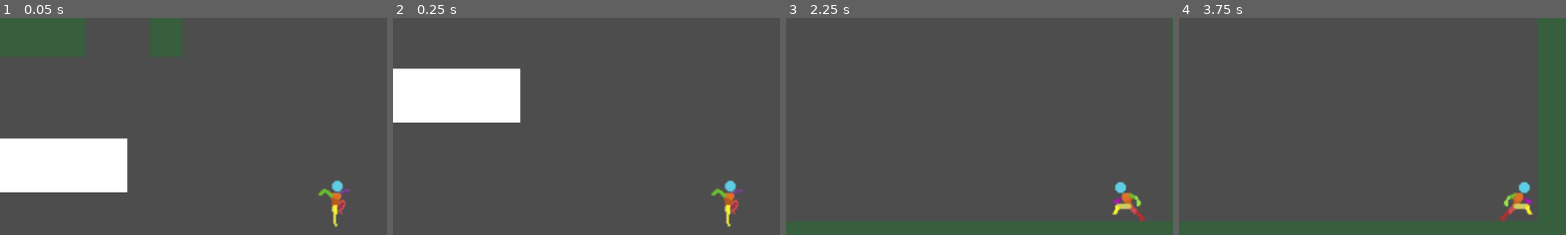
Above: before the commit, frames 1-4 (left to right).
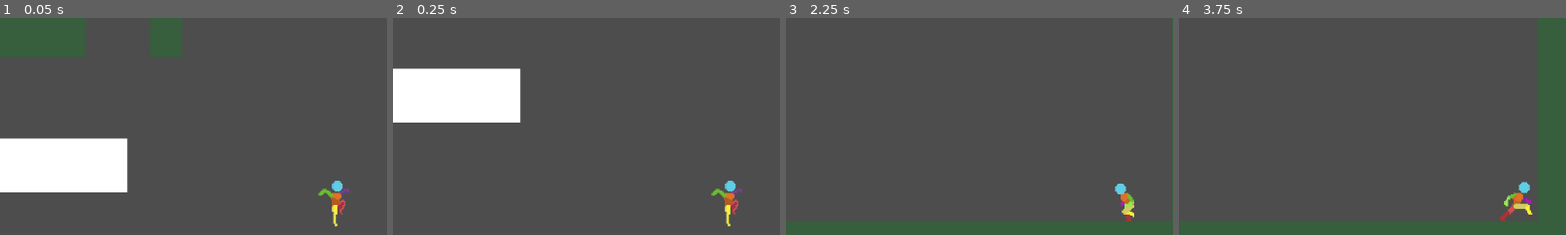
Above: after the commit, the same moments.

Repository: oliver6312/platforming
Game: Godot game, scene res://Scenes/PrototypeLevel.tscn
Two runs of this game, one before a commit and one after it. Both use one fixed random seed, a clock stepped at 60 frames per second and the inputs below.
Inputs (mouse positions are % of the whole screen's width and height, from its top left):
- Up to frame 1 (0.05 s): no input
- Up to frame 2 (0.25 s): no input
- Up to frame 3 (2.25 s): move the mouse to (72, 45) at 0.52 s; hold Right (ui_right) 0.53-2.03 s; click (72, 45) at 0.6 s; tap Up (jump) at 0.77, 1.52 s; move the mouse to (30, 55) at 1.27 s; tap Space (dash) at 1.35 s; click (30, 55) at 1.55 s; move the mouse to (60, 28) at 2.02 s; hold Left (ui_left) from 2.03 s (still down); click (60, 28) at 2.1 s
- Up to frame 4 (3.75 s): move the mouse to (45, 70) at 2.77 s; release Left (ui_left) at 2.78 s; hold Right (ui_right) from 2.78 s (still down); click (45, 70) at 2.85 s; tap Up (jump) at 3.02 s; move the mouse to (80, 65) at 3.52 s; tap Space (dash) at 3.6 s
The pictures show only the part of the screen within x 6-56%, y 8-58%; the shares and areas given below are measured in that part.

The runs differ from the first frame. In frame 1, 0.1% of the frame differs, in the area x 82-90%, y 75-97%; in frame 2, 0.1%; in frame 3, 0.6%, in the area x 84-93%, y 75-94%; in frame 4, 0.1%.

Commit message:
update 1.1.0
added spear to replace idle (for now)
added partial controller support

Diff:
--- a/Scenes/PlayerCharacter.tscn
+++ b/Scenes/PlayerCharacter.tscn
@@ -1,7 +1,25 @@
 [gd_scene format=3 uid="uid://dfy7x0d3g5rxs"]
 
 [ext_resource type="Script" uid="uid://0gqvx6unaqgm" path="res://Scripts/player_character.gd" id="1_v7sut"]
+[ext_resource type="Texture2D" uid="uid://bnbqq7opff83i" path="res://Sprites/spearanimationattempt-Sheet.png" id="2_2getf"]
 [ext_resource type="Texture2D" uid="uid://1peehsoap52" path="res://Sprites/PlayerAnimationTemplate.png" id="2_5gnj7"]
+[ext_resource type="Texture2D" uid="uid://llk6o5a1euxp" path="res://Sprites/spearattackimage.png" id="2_mdaju"]
+
+[sub_resource type="AtlasTexture" id="AtlasTexture_1ks0q"]
+atlas = ExtResource("2_mdaju")
+region = Rect2(0, 0, 80, 48)
+
+[sub_resource type="AtlasTexture" id="AtlasTexture_ftush"]
+atlas = ExtResource("2_2getf")
+region = Rect2(0, 0, 64, 64)
+
+[sub_resource type="AtlasTexture" id="AtlasTexture_ln6y3"]
+atlas = ExtResource("2_2getf")
+region = Rect2(64, 0, 64, 64)
+
+[sub_resource type="AtlasTexture" id="AtlasTexture_b25c5"]
+atlas = ExtResource("2_2getf")
+region = Rect2(128, 0, 64, 64)
 
 [sub_resource type="AtlasTexture" id="AtlasTexture_2getf"]
 atlas = ExtResource("2_5gnj7")
@@ -415,6 +433,28 @@
 animations = [{
 "frames": [{
 "duration": 1.0,
+"texture": SubResource("AtlasTexture_1ks0q")
+}],
+"loop": true,
+"name": &"attack_sideways_ground_spear",
+"speed": 5.0
+}, {
+"frames": [{
+"duration": 0.5,
+"texture": SubResource("AtlasTexture_ftush")
+}, {
+"duration": 0.5,
+"texture": SubResource("AtlasTexture_ln6y3")
+}, {
+"duration": 1.0,
+"texture": SubResource("AtlasTexture_b25c5")
+}],
+"loop": true,
+"name": &"attack_spear_ground",
+"speed": 5.0
+}, {
+"frames": [{
+"duration": 1.0,
 "texture": SubResource("AtlasTexture_2getf")
 }, {
 "duration": 1.0,
@@ -674,22 +714,22 @@
 "speed": 5.0
 }, {
 "frames": [{
-"duration": 0.5,
+"duration": 0.7,
 "texture": SubResource("AtlasTexture_axwtu")
 }, {
-"duration": 1.0,
+"duration": 0.7,
 "texture": SubResource("AtlasTexture_lg6vm")
 }, {
-"duration": 1.0,
+"duration": 0.7,
 "texture": SubResource("AtlasTexture_w2ts0")
 }, {
-"duration": 1.0,
+"duration": 0.7,
 "texture": SubResource("AtlasTexture_ckw1w")
 }, {
-"duration": 1.0,
+"duration": 0.7,
 "texture": SubResource("AtlasTexture_4mqur")
 }, {
-"duration": 1.0,
+"duration": 0.7,
 "texture": SubResource("AtlasTexture_r81er")
 }],
 "loop": true,
@@ -808,7 +848,7 @@
 
 [node name="AnimatedSprite2D" type="AnimatedSprite2D" parent="." unique_id=657857633]
 sprite_frames = SubResource("SpriteFrames_uvrlg")
-animation = &"run"
+animation = &"attack_sideways_ground_spear"
 
 [node name="CollisionShape2D" type="CollisionShape2D" parent="." unique_id=1987484218]
 position = Vector2(0, 0.5)
--- a/Scripts/player_character.gd
+++ b/Scripts/player_character.gd
@@ -59,8 +59,13 @@
 		apply_gravity(delta)
 		handle_wall_slide()
 
+
+
 	move_and_slide()
 	player_visuals(input_axis)
+	if Input.is_action_just_pressed("left_mouse_click"):
+		animated_sprite_2d.play("attack_spear_ground")
+		print("attack!")
 	apply_corner_correction()
 
 
@@ -201,4 +206,4 @@
 		animated_sprite_2d.play("jump_down")
 
 	if input_axis == 0 and is_on_floor() == true:
-		animated_sprite_2d.play("idle")
+		animated_sprite_2d.play("attack_sideways_ground_spear")
--- a/project.godot
+++ b/project.godot
@@ -20,21 +20,32 @@
 move_right={
 "deadzone": 0.2,
 "events": [Object(InputEventKey,"resource_local_to_scene":false,"resource_name":"","device":-1,"window_id":0,"alt_press …(195 unchanged characters)…
+, Object(InputEventKey,"resource_local_to_scene":false,"resource_name":"","device":-1,"window_id":0,"alt_pressed":false,"shift_pressed":false,"ctrl_pressed":false,"meta_pressed":false,"pressed":false,"keycode":0,"physical_keycode":68,"key_label":0,"unicode":100,"location":0,"echo":false,"script":null)
 ]
 }
 move_left={
 "deadzone": 0.2,
 "events": [Object(InputEventKey,"resource_local_to_scene":false,"resource_name":"","device":-1,"window_id":0,"alt_press …(195 unchanged characters)…
+, Object(InputEventKey,"resource_local_to_scene":false,"resource_name":"","device":-1,"window_id":0,"alt_pressed":false,"shift_pressed":false,"ctrl_pressed":false,"meta_pressed":false,"pressed":false,"keycode":0,"physical_keycode":65,"key_label":0,"unicode":97,"location":0,"echo":false,"script":null)
 ]
 }
 jump={
 "deadzone": 0.2,
 "events": [Object(InputEventKey,"resource_local_to_scene":false,"resource_name":"","device":-1,"window_id":0,"alt_press …(195 unchanged characters)…
+, Object(InputEventKey,"resource_local_to_scene":false,"resource_name":"","device":-1,"window_id":0,"alt_pressed":false,"shift_pressed":false,"ctrl_pressed":false,"meta_pressed":false,"pressed":false,"keycode":0,"physical_keycode":87,"key_label":0,"unicode":119,"location":0,"echo":false,"script":null)
+, Object(InputEventJoypadButton,"resource_local_to_scene":false,"resource_name":"","device":-1,"button_index":1,"pressure":0.0,"pressed":true,"script":null)
 ]
 }
 dash={
 "deadzone": 0.2,
 "events": [Object(InputEventKey,"resource_local_to_scene":false,"resource_name":"","device":-1,"window_id":0,"alt_press …(191 unchanged characters)…
+, Object(InputEventJoypadMotion,"resource_local_to_scene":false,"resource_name":"","device":-1,"axis":5,"axis_value":1.0,"script":null)
+]
+}
+left_mouse_click={
+"deadzone": 0.2,
+"events": [Object(InputEventMouseButton,"resource_local_to_scene":false,"resource_name":"","device":-1,"window_id":0,"alt_pressed":false,"shift_pressed":false,"ctrl_pressed":false,"meta_pressed":false,"button_mask":0,"position":Vector2(0, 0),"global_position":Vector2(0, 0),"factor":1.0,"button_index":1,"canceled":false,"pressed":false,"double_click":false,"script":null)
+, Object(InputEventJoypadButton,"resource_local_to_scene":false,"resource_name":"","device":-1,"button_index":0,"pressure":0.0,"pressed":true,"script":null)
 ]
 }
 
@@ -44,6 +55,7 @@
 
 [rendering]
 
+textures/canvas_textures/default_texture_filter=0
 rendering_device/driver.windows="d3d12"
 renderer/rendering_method="gl_compatibility"
 renderer/rendering_method.mobile="gl_compatibility"
Binary file added: Sprites/spearanimationattempt-Sheet.png
Not shown, added: Sprites/spearanimationattempt-Sheet.png.import
Binary file added: Sprites/spearattackimage.png
Not shown, added: Sprites/spearattackimage.png.import
